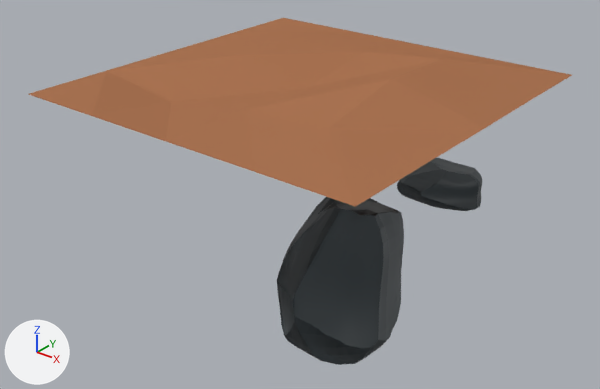
A saved change to the Blender file mathCheese/Assets/Meshes/tileGrass.blend.
One viewpoint serves both versions: a 50 mm camera at (20.3, -25.9, 10.9) aimed at (-1.1, 0.8, -5.7). The axes (+X, +Y, +Z) are drawn at lower left. The lights are the same throughout.

Objects in the first picture: 'Ground', 'Rock.000', 'Rock.001'.
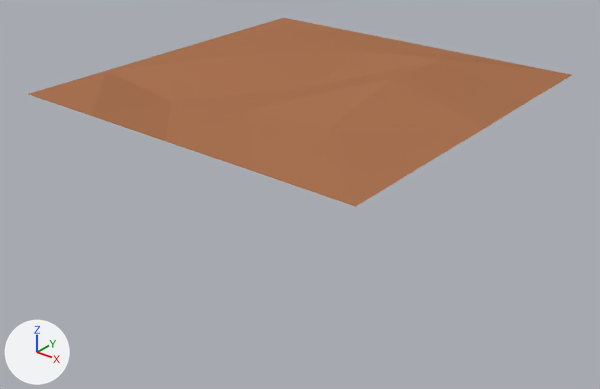
The newer file is also turned or shifted as a whole; pictures and numbers use the older file's frame.

Changed parts and their boxes [x1, y1, x2, y2] in the pictures (600 x 389 px):
```json
{"object": "Rock.000", "change": "deleted", "before": [277, 197, 404, 365]}
{"object": "Rock.001", "change": "deleted", "before": [397, 158, 482, 211]}
```

Edits to the scene script, one JSON object a line:
```json
{"op": "remove", "block": "ob_rock_000", "code": ["ob_rock_000 = bpy.data.objects.new('Rock.000', me_cube_014)", "ob_rock_000.location = (0.0, 0.0, -8.67)", "ob_rock_000.rotation_euler = (0.0, 1.571, 0.0)  # degrees (0, 90, 0)", "ob_rock_000.scale = (6.37, 5.07, 3.55)", "_m = ob_rock_000.modifiers.new('Subdivision', 'SUBSURF')", "_m.levels = 6", "_m.render_levels = 6"]}
{"op": "remove", "block": "ob_rock_001", "code": ["ob_rock_001 = bpy.data.objects.new('Rock.001', me_cube_016)", "ob_rock_001.location = (-0.67, 9.55, -7.6)", "ob_rock_001.rotation_euler = (0.0, 1.571, 0.0)  # degrees (0, 90, 0)", "ob_rock_001.scale = (1.72, 2.72, 3.55)", "_m = ob_rock_001.modifiers.new('Subdivision', 'SUBSURF')", "_m.levels = 6", "_m.render_levels = 6"]}
```
